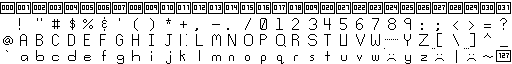
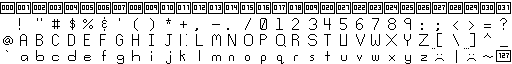
Comparing the layer stacks of the two w=512, h=64 images. Changes:
painted on "Background" over [384, 34, 398, 61]
